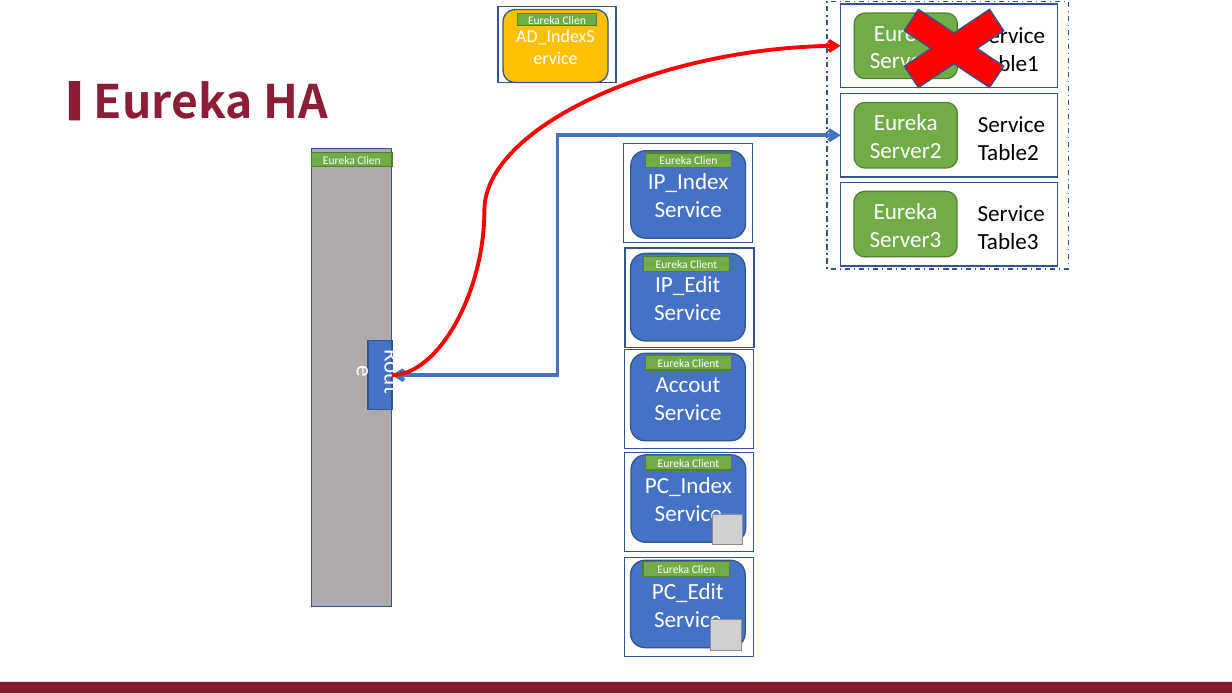
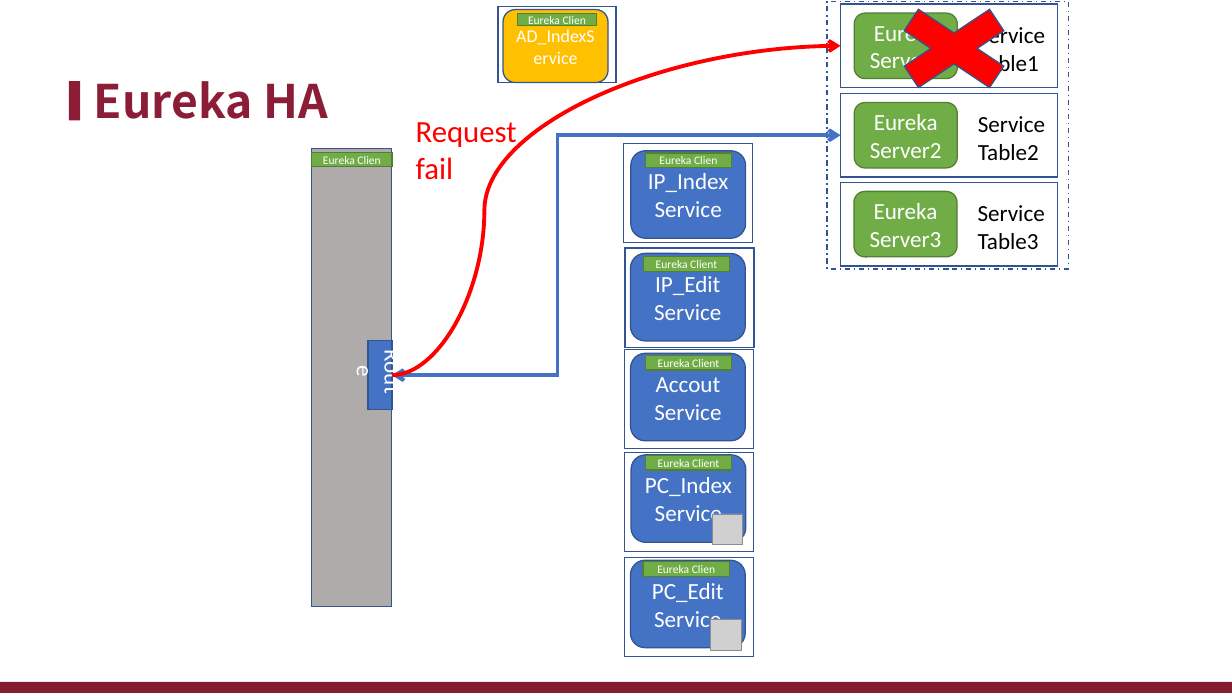
Before and after one commit to xiauchen/3__EurekaAndZuul, a slide deck: slide 33 of EurekaAndZuul.pptx (slide 8 before the commit). Drawn at 1232x693 pixels with LibreOffice and Linux fonts; fonts in the diff are those of the drawing; grey boxes stand for pictures; background and template pictures are left out. Boxes give left, top, right and bottom in pixels: in the first picture for what was removed or moved away, otherwise in the second. Text is boxed around its words. In the diff, an @@ line names an element or a change of style, - is before the commit and + after.

```diff
--- a/EurekaAndZuul.pptx
+++ b/EurekaAndZuul.pptx
@@ text added at bbox=[416, 122, 517, 180], 24 pt, text #FF0000 @@
+Request fail
```
Also in this commit, not shown: 11 other slides changed, 50 slides added, 6 slides removed, 12 other files.
